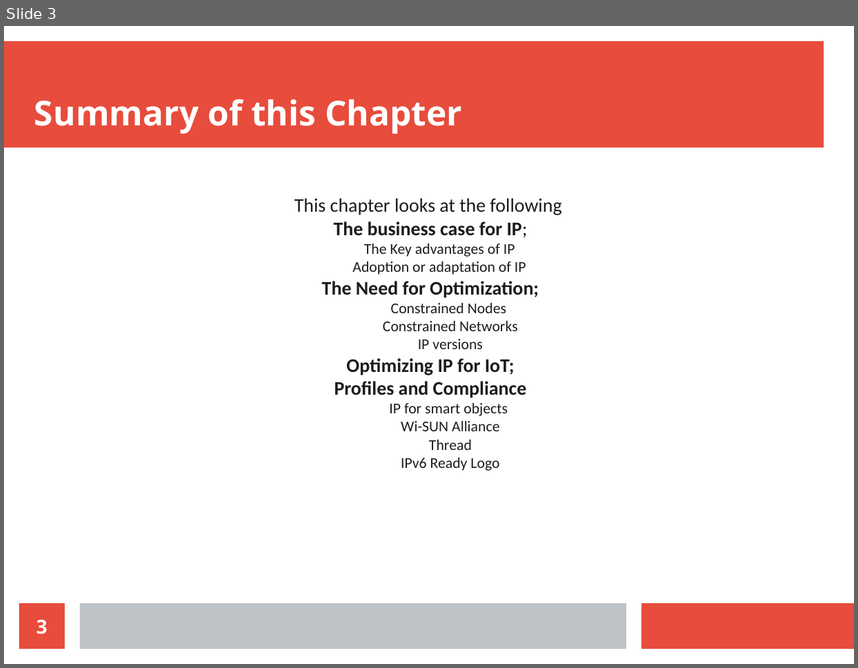
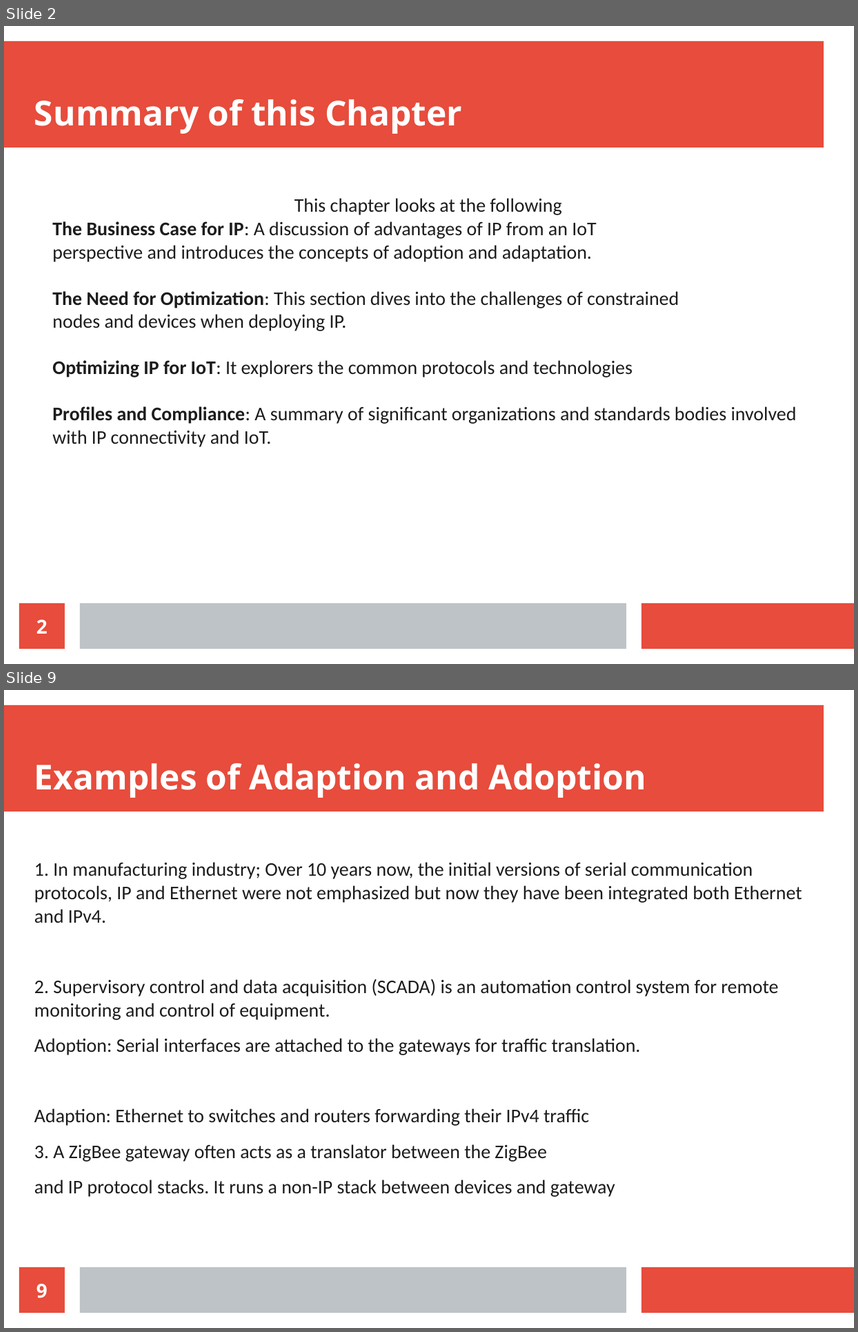
Before and after one commit to Dihfahsih1/Masters-Software-Engineering, a slide deck: yr-sem1/IoT/Chapter-5-slides.odp. Shown one above the other, each under a label of ours: slide 3 before the commit, slides 2 and 9 after it; the slides between them are not shown. The pictures are 858x668 and 858x1332 pixels, drawn with LibreOffice and Linux fonts; fonts in the diff are those of the drawing. Boxes give left, top, right and bottom in pixels: in the first picture for what was removed or moved away, otherwise in the second. Text is boxed around its words. In the diff, an @@ line names an element or a change of style, - is before the commit and + after.

```diff
--- a/yr-sem1/IoT/Chapter-5-slides.odp
+++ b/yr-sem1/IoT/Chapter-5-slides.odp
@@ slide 9 added at [4, 690, 854, 1328], background #FFFFFF; not listed: 3 template elements that a slide beside it also shows @@
@@ title added at [34, 763, 646, 798], 32 pt, text #FFFFFF, bold @@
+Examples of Adaption and Adoption
@@ text added at [34, 862, 802, 1196], 18 pt, text #1C1C1C @@
+1. In manufacturing industry; Over 10 years now, the initial versions of serial communication protocols, IP and Ethernet were not emphasized but now they have been integrated both Ethernet and IPv4.
+2. Supervisory control and data acquisition (SCADA) is an automation control system for remote monitoring and control of equipment.
+Adoption: Serial interfaces are attached to the gateways for traffic translation.
+Adaption: Ethernet to switches and routers forwarding their IPv4 traffic
+3. A ZigBee gateway often acts as a translator between the ZigBee
+and IP protocol stacks. It runs a non-IP stack between devices and gateway
@@ page number added at [19, 1267, 65, 1312], fill #E74C3C, 18 pt, text #FFFFFF, bold @@
+9
@@ what was slide 3 is now slide 2 @@
@@ slide 2 changed as well @@
@@ subtitle at [52, 221, 797, 447]: text changed; size 14 to 18 pt @@
-The business case for IP;
-  The Key advantages of IP
-  Adoption or adaptation of IP
-The Need for Optimization;
-    Constrained Nodes
-    Constrained Networks
-    IP versions
-Optimizing IP for IoT;
-Profiles and Compliance
-    IP for smart objects
-    Wi-SUN Alliance
-    Thread
-    IPv6 Ready Logo
+The Business Case for IP: A discussion of advantages of IP from an IoT
+perspective and introduces the concepts of adoption and adaptation.
+The Need for Optimization: This section dives into the challenges of constrained
+nodes and devices when deploying IP.
+Optimizing IP for IoT: It explorers the common protocols and technologies
+Profiles and Compliance: A summary of significant organizations and standards bodies involved with IP connectivity and IoT.
@@ page number at [36, 619, 47, 633]: text changed @@
-3
+2
```
Also in this commit, not shown: 1 other slide changed, 36 other slides added, 1 slide removed, 7 other files.
